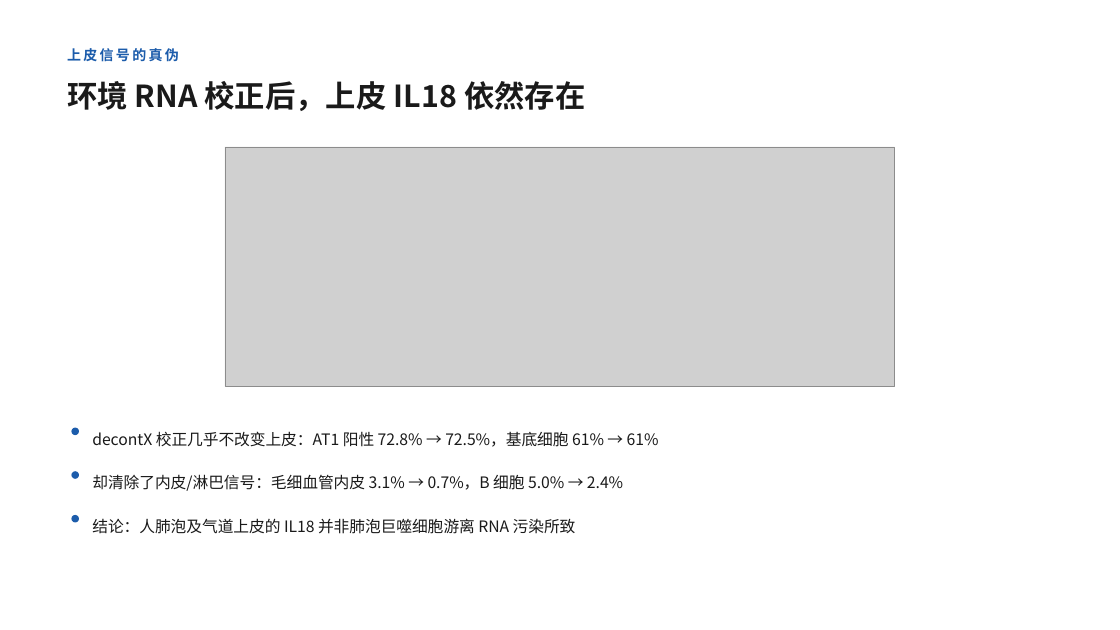
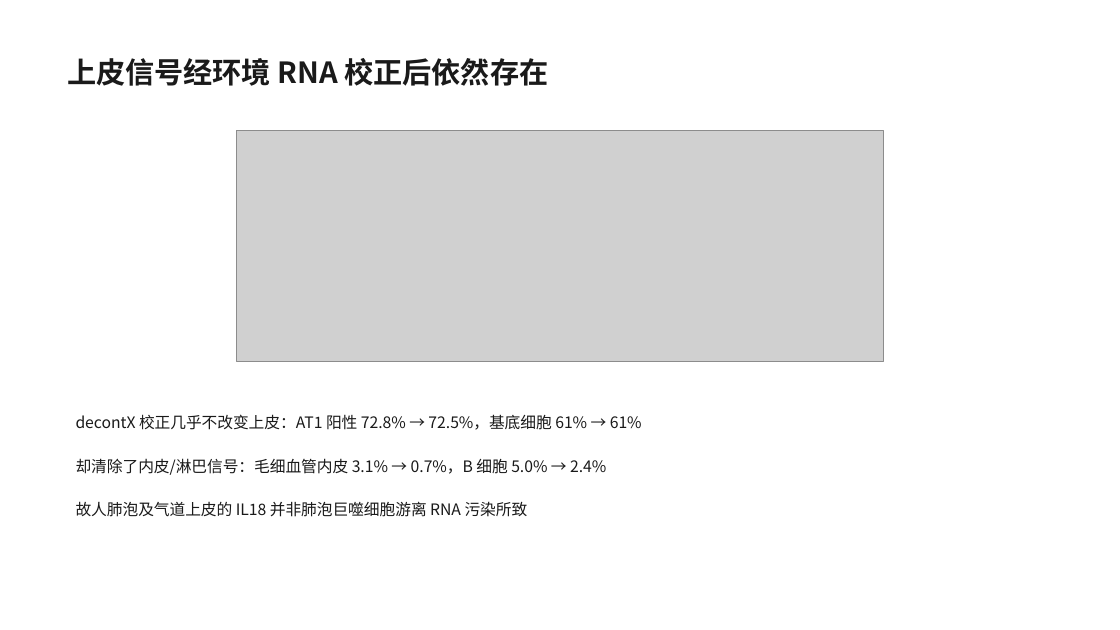
Before and after one commit to 7c96bzczcj-prog/aaa, a slide deck: slide 6 of il18_lung/IL18_lung_celltype.pptx. Drawn at 1120x630 pixels with LibreOffice and Linux fonts; fonts in the diff are those of the drawing; grey boxes stand for pictures. Boxes give left, top, right and bottom in pixels: in the first picture for what was removed or moved away, otherwise in the second. Text is boxed around its words. In the diff, an @@ line names an element or a change of style, - is before the commit and + after.

```diff
--- a/il18_lung/IL18_lung_celltype.pptx
+++ b/il18_lung/IL18_lung_celltype.pptx
@@ text at bbox=[67, 58, 548, 86]: text changed; size 12 to 25 pt; text colour #1C5CAB to #1A1A1A @@
-上皮信号的真伪
+上皮信号经环境 RNA 校正后依然存在
@@ text removed at bbox=[67, 81, 585, 111] @@
-环境 RNA 校正后，上皮 IL18 依然存在
@@ picture: place and size @@
-picture at bbox=[225, 147, 895, 386]
+picture at bbox=[237, 130, 883, 361]
@@ text "decontX 校正几乎不改变上皮：AT1 阳性 72.8% → ...": place and size @@
-text "decontX 校正几乎不改变上皮：AT1 阳性 72.8% → ..." at bbox=[92, 431, 659, 447]
+text "decontX 校正几乎不改变上皮：AT1 阳性 72.8% → ..." at bbox=[76, 414, 642, 430]
@@ ellipse removed at bbox=[71, 428, 79, 435] @@
@@ text "却清除了内皮/淋巴信号：毛细血管内皮 3.1% → 0.7%，B 细胞 ...": place and size @@
-text "却清除了内皮/淋巴信号：毛细血管内皮 3.1% → 0.7%，B 细胞 ..." at bbox=[92, 474, 623, 491]
+text "却清除了内皮/淋巴信号：毛细血管内皮 3.1% → 0.7%，B 细胞 ..." at bbox=[76, 458, 606, 475]
@@ ellipse removed at bbox=[71, 471, 79, 479] @@
@@ text at bbox=[76, 501, 528, 517]: text changed @@
-结论：人肺泡及气道上皮的 IL18 并非肺泡巨噬细胞游离 RNA 污染所致
+故人肺泡及气道上皮的 IL18 并非肺泡巨噬细胞游离 RNA 污染所致
@@ ellipse removed at bbox=[71, 515, 79, 523] @@
```
Also in this commit, not shown: 7 other slides changed, 2 slides removed.
